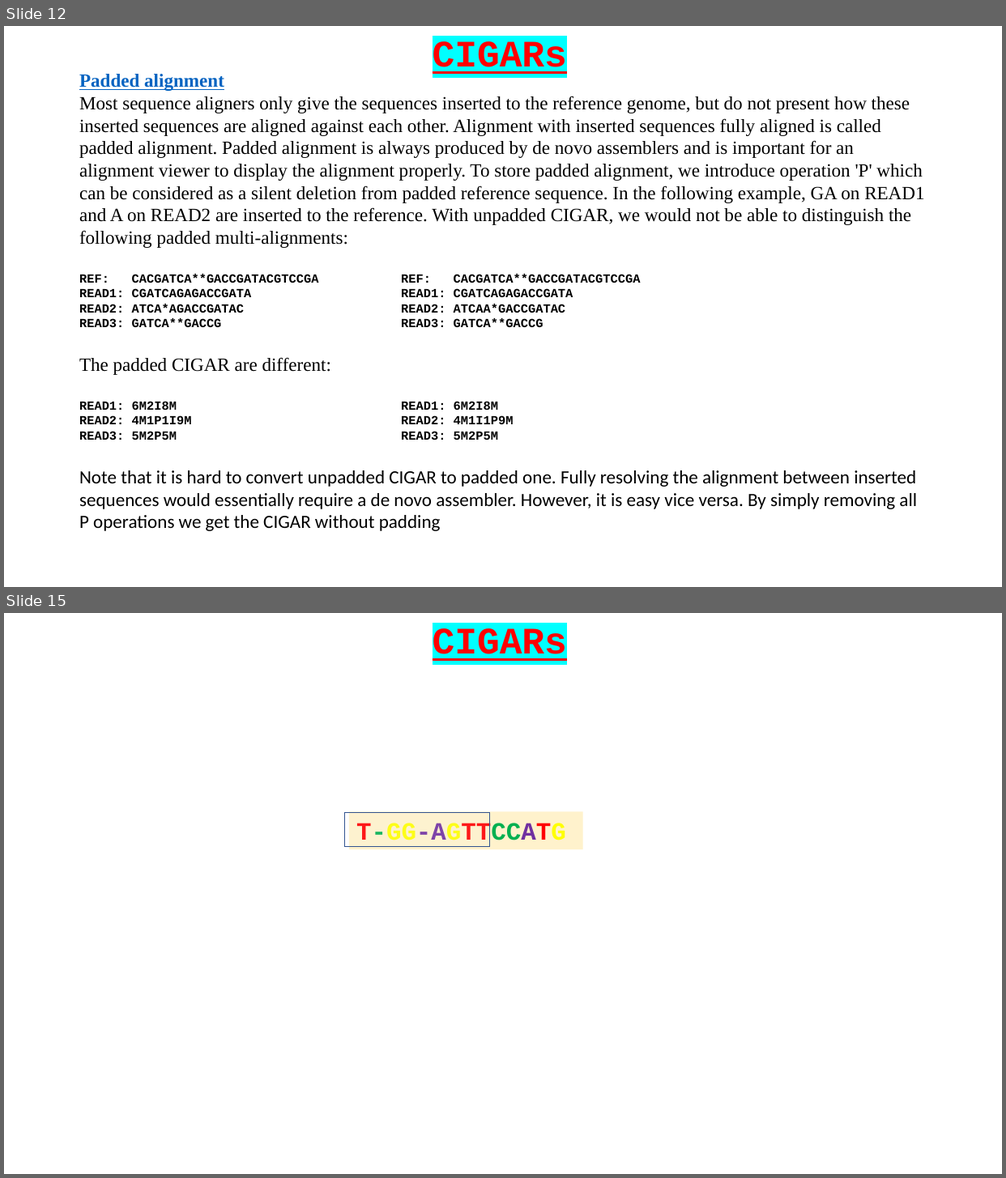
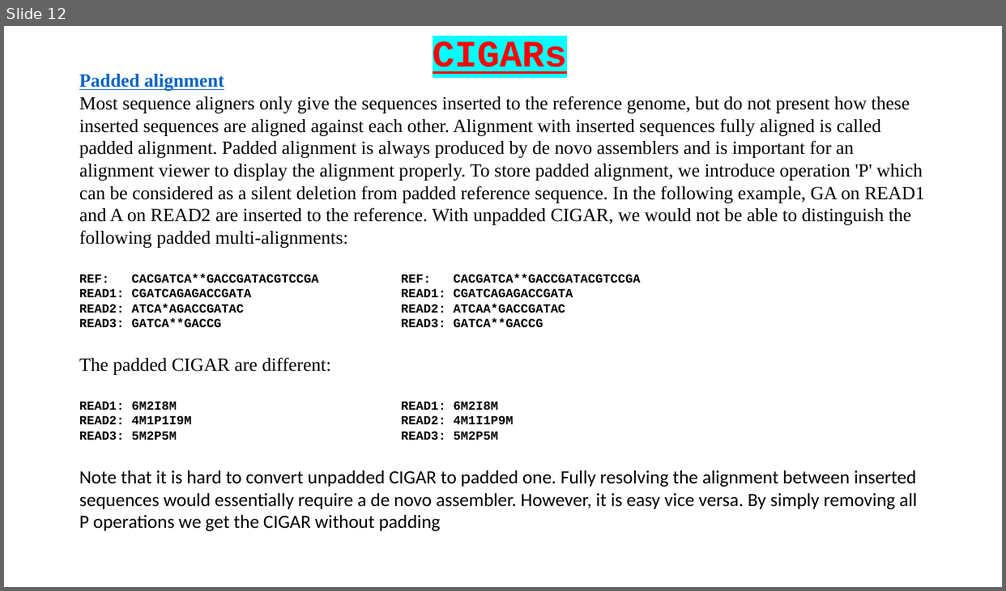
Before and after one commit to BioinformaticsTraining/Introduction-to-Bioinformatics, a slide deck: Flip Presentations/NGS_Intro/02-CIGARS/02-CIGARS.pptx. Shown one above the other, each under a label of ours: slides 12 and 15 before the commit, slide 12 after it; the slides between them are not shown. The pictures are 1006x1178 and 1006x591 pixels, drawn with LibreOffice and Linux fonts; fonts in the diff are those of the drawing. Boxes give left, top, right and bottom in pixels: in the first picture for what was removed or moved away, otherwise in the second. Text is boxed around its words. In the diff, an @@ line names an element or a change of style, - is before the commit and + after.

Commit message:
More CIGARs ... just P to go, plus overview
 Changes to be committed:
	modified:   Flip Presentations/NGS_Intro/02-CIGARS/02-CIGARS.pptx

```diff
--- a/Flip Presentations/NGS_Intro/02-CIGARS/02-CIGARS.pptx
+++ b/Flip Presentations/NGS_Intro/02-CIGARS/02-CIGARS.pptx
@@ slide 15 removed at [4, 613, 1002, 1174], background #FFFFFF @@
@@ text removed at [432, 628, 567, 661] @@
-CIGARs
@@ rectangle removed at [345, 813, 490, 846] @@
@@ rectangle removed at [349, 812, 582, 850] @@
-T-GG-AGTTCCATG
@@ rectangle removed at [349, 861, 582, 898] @@
```
Also in this commit, not shown: 6 slides changed, 1 slide added.
